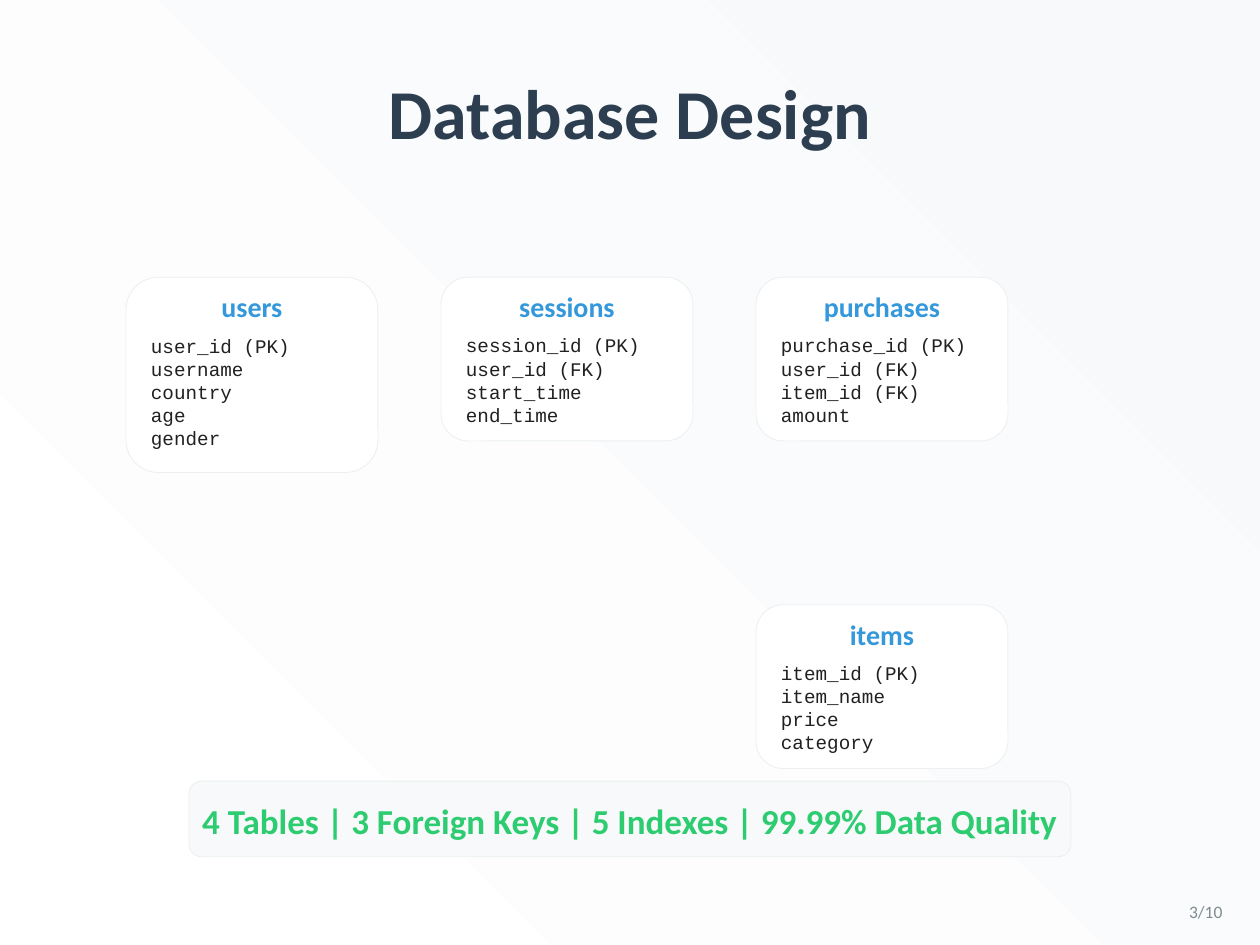
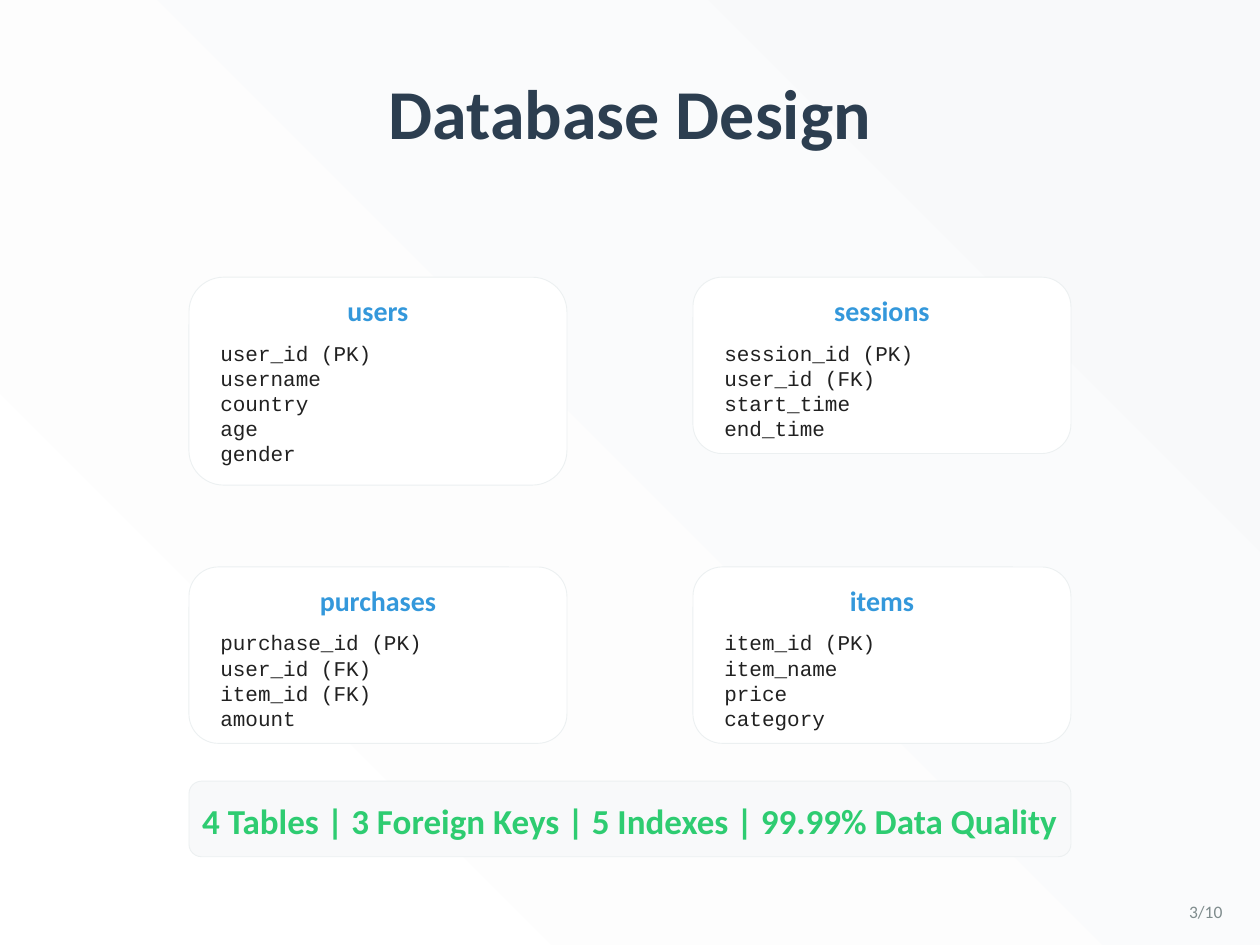
Before and after one commit to yiwei79/GameData_Analysis_Projects, a slide deck: slide 3 of Delivery 1 KPIs/Deliverables/Game_Analytics_Presentation.pptx. Drawn at 1260x945 pixels with LibreOffice and Linux fonts; fonts in the diff are those of the drawing. Boxes give left, top, right and bottom in pixels: in the first picture for what was removed or moved away, otherwise in the second. Text is boxed around its words. In the diff, an @@ line names an element or a change of style, - is before the commit and + after.

```diff
--- a/Delivery 1 KPIs/Deliverables/Game_Analytics_Presentation.pptx
+++ b/Delivery 1 KPIs/Deliverables/Game_Analytics_Presentation.pptx
@@ text "users" moved from (x1=221, y1=303, x2=282, y2=317) to (x1=347, y1=307, x2=408, y2=321) @@
@@ rounded rectangle resized from (x1=126, y1=277, x2=378, y2=472) to (x1=189, y1=277, x2=567, y2=485) @@
@@ text "sessions" moved from (x1=519, y1=297, x2=614, y2=317) to (x1=834, y1=301, x2=929, y2=321) @@
@@ rounded rectangle resized from (x1=441, y1=277, x2=693, y2=441) to (x1=693, y1=277, x2=1071, y2=454) @@
@@ text "user_id (PK)" moved from (x1=151, y1=339, x2=290, y2=449) to (x1=220, y1=346, x2=371, y2=466) @@
@@ text "session_id (PK)" moved from (x1=466, y1=339, x2=639, y2=424) to (x1=724, y1=346, x2=913, y2=439) @@
@@ rounded rectangle resized from (x1=756, y1=277, x2=1008, y2=441) to (x1=189, y1=567, x2=567, y2=743) @@
@@ rounded rectangle resized from (x1=756, y1=605, x2=1008, y2=769) to (x1=693, y1=567, x2=1071, y2=743) @@
@@ text "purchases" moved from (x1=824, y1=297, x2=940, y2=322) to (x1=320, y1=591, x2=436, y2=616) @@
@@ text "items" moved from (x1=850, y1=625, x2=914, y2=645) to (x1=850, y1=591, x2=914, y2=611) @@
@@ size 11 to 12 pt in 4 elements at (x1=724, y1=635, x2=875, y2=731), (x1=220, y1=346, x2=371, y2=466), (x1=724, y1=346, x2=913, y2=439), (x1=220, y1=635, x2=421, y2=727) @@
@@ text "purchase_id (PK)" moved from (x1=781, y1=339, x2=966, y2=422) to (x1=220, y1=635, x2=421, y2=727) @@
@@ text "item_id (PK)" moved from (x1=781, y1=667, x2=920, y2=753) to (x1=724, y1=635, x2=875, y2=731) @@
```
Also in this commit, not shown: 6 other slides changed, 2 other files.
